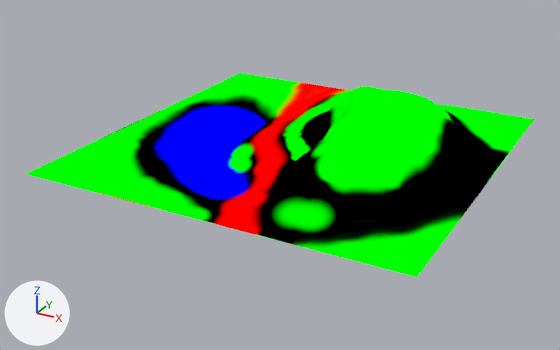
The Blender file apps/playground/public/levels/testbed.blend as it was, and as the next commit left it.
Camera for both pictures: a camera (50 mm lens) standing at (52.8, -103.3, 45.5) and looking at (-1.7, -4.2, -4.1). Lighting does not change. The marker at lower left points along +X, +Y and +Z. The first picture is the older version.

Objects in the first picture: 'Ground'.
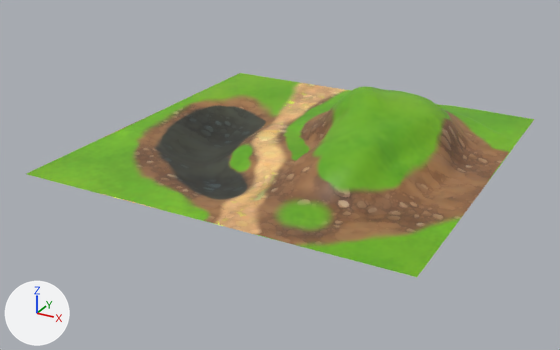
Pixel boxes [x1, y1, x2, y2] of what changed, in the pictures (560 x 350 px):
'Ground', recoloured (lighter)
    both: [27, 73, 534, 277]

Diff of the bpy script that builds the scene:
```diff
--- a/apps/playground/public/levels/testbed.blend.py
+++ b/apps/playground/public/levels/testbed.blend.py
@@ img_dirt_webp @@
+img_dirt_webp = load_image('dirt.webp', '../textures/dirt.webp', 1024, 1024, 'sRGB')
@@ img_road_jpg @@
+img_road_jpg = load_image('road.jpg', '../textures/road.jpg', 1452, 1442, 'sRGB')
@@ img_grass_png @@
+img_grass_png = load_image('grass.png', '../textures/grass.png', 250, 250, 'sRGB')
@@ mat_landscapematerial @@
+mat_landscapematerial = bpy.data.materials.new('LandscapeMaterial')
+# colours: blue #638cba, blue #77b7d4
+# uses the picture img_control
+# uses the picture img_dirt_webp
+# uses the picture img_grass_png
+# uses the picture img_road_jpg
@@ me_grid @@
 me_grid.from_pydata(...)  # 16641 vertices, 16384 faces; spans x -30.0..30.0, y -30.0..30.0, z -4.0..8.7
-me_grid.materials.append(mat_controlpreview)  # picture img_control
+me_grid.materials.append(mat_landscapematerial)
```
